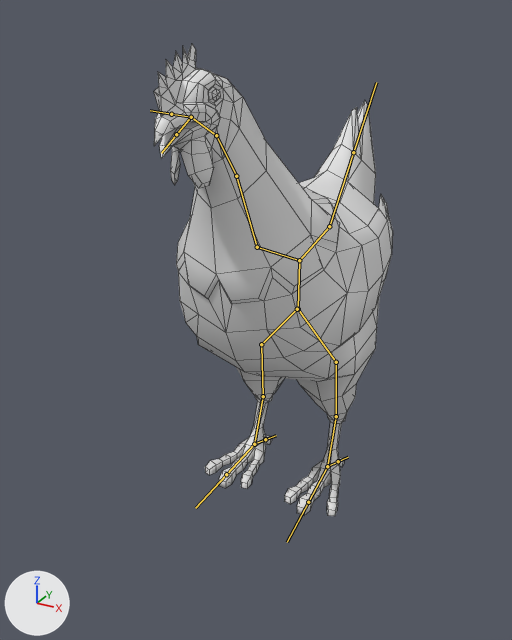
What one commit did to the FBX model Assets/ChickenRally/Models/Chicken.fbx.
Both versions are drawn from a 50 mm camera at (5.08, -10.75, 8.32) aimed at (-0.39, -0.82, 3.35). Lighting does not change. The marker at lower left points along +X, +Y and +Z. The bones that bend it are drawn over the model as lines. Mesh edges are drawn as thin lines.
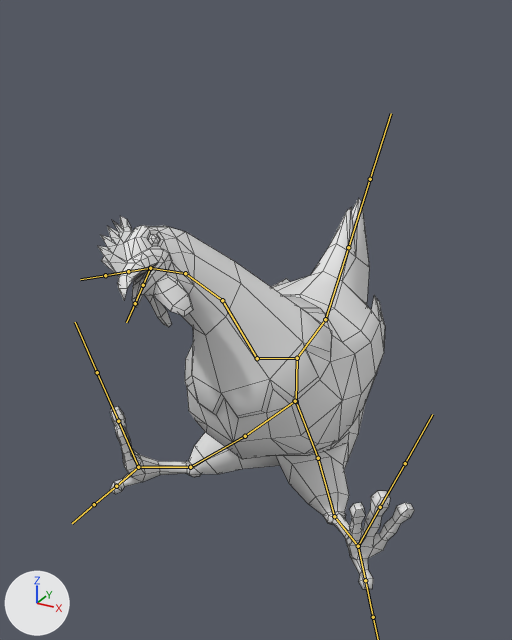
The newer file adds an action. The first version stands in its rest pose; the second is drawn at frame 70 of the action 'Armature|Die'.

Where the change shows, as pixel boxes [x1, y1, x2, y2] in the pictures (512 x 640 px):
'Cylinder', posed (32% wider, 17% shorter)
    before: [154, 44, 393, 516]
    after: [98, 199, 414, 590]
bone 'Bone', root to tip
    before: (298, 309) to (299, 260)
    after: (296, 401) to (297, 358)
bone 'Bone.005', root to tip
    before: (257, 247) to (236, 176)
    after: (257, 358) to (222, 300)
bone 'Bone.006', root to tip
    before: (236, 176) to (216, 135)
    after: (222, 300) to (185, 273)
bone 'Bone.007', root to tip
    before: (216, 135) to (191, 117)
    after: (185, 273) to (150, 268)
bone 'Bone.001', root to tip
    before: (298, 309) to (336, 362)
    after: (296, 401) to (318, 458)
bone 'Bone.002', root to tip
    before: (336, 362) to (336, 416)
    after: (318, 458) to (334, 516)
bone 'Bone.003', root to tip
    before: (336, 416) to (327, 466)
    after: (334, 516) to (358, 546)
bone 'Bone.017', root to tip
    before: (327, 466) to (338, 461)
    after: (358, 546) to (365, 580)
bone 'Bone.012', root to tip
    before: (297, 309) to (261, 344)
    after: (295, 401) to (245, 436)
bone 'Bone.013', root to tip
    before: (261, 344) to (263, 396)
    after: (245, 436) to (190, 467)
bone 'Bone.014', root to tip
    before: (263, 396) to (254, 444)
    after: (190, 467) to (138, 467)
bone 'Bone.018', root to tip
    before: (254, 444) to (265, 439)
    after: (138, 467) to (116, 486)

The change, as a list of edits to the scene's bpy script:
```text
Change bone_bone:
    where bone_bone = bpy.data.objects['Armature'].pose.bones['Bone']
    bone_bone.location: (0.0, 0.0, 0.0) -> (0.0, -1.93, 0.0)
Change bone_bone_005:
    where bone_bone_005 = bpy.data.objects['Armature'].pose.bones['Bone.005']  # child of 'Bone.004'
    bone_bone_005.rotation_quaternion: (1.0, 0.0, 0.0, 0.0) -> (0.994, 0.0, 0.049, -0.098)  # degrees (0, 0, 0) -> degrees (-1, 6, -11)
Change bone_bone_006:
    where bone_bone_006 = bpy.data.objects['Armature'].pose.bones['Bone.006']  # child of 'Bone.005'
    bone_bone_006.rotation_quaternion: (1.0, 0.0, 0.0, 0.0) -> (0.988, 0.0, 0.095, -0.118)  # degrees (0, 0, 0) -> degrees (-1, 11, -14)
Change bone_bone_007:
    where bone_bone_007 = bpy.data.objects['Armature'].pose.bones['Bone.007']  # child of 'Bone.006'
    bone_bone_007.rotation_quaternion: (1.0, 0.0, 0.0, 0.0) -> (0.997, 0.0, 0.066, -0.034)  # degrees (0, 0, 0) -> degrees (0, 8, -4)
Change bone_bone_001:
    where bone_bone_001 = bpy.data.objects['Armature'].pose.bones['Bone.001']
    bone_bone_001.location: (0.0, 0.0, 0.0) -> (0.07, 1.48, -1.24)
    bone_bone_001.rotation_quaternion: (1.0, 0.0, 0.0, 0.0) -> (0.925, -0.011, -0.244, -0.292)  # degrees (0, 0, 0) -> degrees (8, -27, -37)
Change bone_bone_002:
    where bone_bone_002 = bpy.data.objects['Armature'].pose.bones['Bone.002']  # child of 'Bone.001'
    bone_bone_002.rotation_quaternion: (1.0, 0.0, 0.0, 0.0) -> (0.896, 0.255, -0.267, -0.245)  # degrees (0, 0, 0) -> degrees (39, -21, -38)
Change bone_bone_003:
    where bone_bone_003 = bpy.data.objects['Armature'].pose.bones['Bone.003']  # child of 'Bone.002'
    bone_bone_003.rotation_quaternion: (1.0, 0.0, 0.0, 0.0) -> (0.997, 0.079, -0.001, 0.0)  # degrees (0, 0, 0) -> degrees (9, 0, 0)
Change bone_bone_017:
    where bone_bone_017 = bpy.data.objects['Armature'].pose.bones['Bone.017']  # child of 'Bone.003'
    bone_bone_017.rotation_quaternion: (1.0, 0.0, 0.0, 0.0) -> (0.93, -0.367, -0.009, 0.0)  # degrees (0, 0, 0) -> degrees (-43, -1, 0)
Change bone_bone_012:
    where bone_bone_012 = bpy.data.objects['Armature'].pose.bones['Bone.012']
    bone_bone_012.location: (0.0, 0.0, 0.0) -> (0.16, 1.48, 1.23)
    bone_bone_012.rotation_quaternion: (1.0, 0.0, 0.0, 0.0) -> (0.925, -0.011, 0.244, -0.292)  # degrees (0, 0, 0) -> degrees (-10, 26, -38)
Change bone_bone_013:
    where bone_bone_013 = bpy.data.objects['Armature'].pose.bones['Bone.013']  # child of 'Bone.012'
    bone_bone_013.rotation_quaternion: (1.0, 0.0, 0.0, 0.0) -> (0.893, -0.262, 0.274, -0.243)  # degrees (0, 0, 0) -> degrees (-40, 21, -38)
Change bone_bone_014:
    where bone_bone_014 = bpy.data.objects['Armature'].pose.bones['Bone.014']  # child of 'Bone.013'
    bone_bone_014.rotation_quaternion: (1.0, 0.0, 0.0, 0.0) -> (0.997, 0.079, 0.001, 0.0)  # degrees (0, 0, 0) -> degrees (9, 0, 0)
Change bone_bone_018:
    where bone_bone_018 = bpy.data.objects['Armature'].pose.bones['Bone.018']  # child of 'Bone.014'
    bone_bone_018.rotation_quaternion: (1.0, 0.0, 0.0, 0.0) -> (0.93, -0.367, 0.009, 0.0)  # degrees (0, 0, 0) -> degrees (-43, 1, 0)
```
